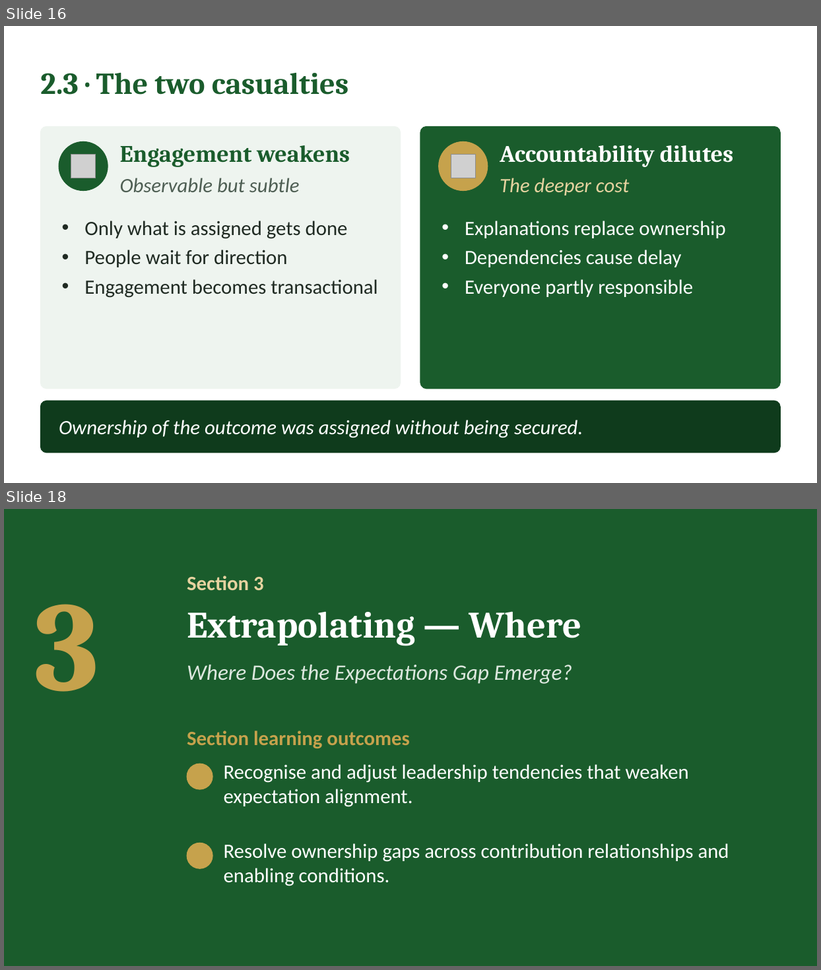
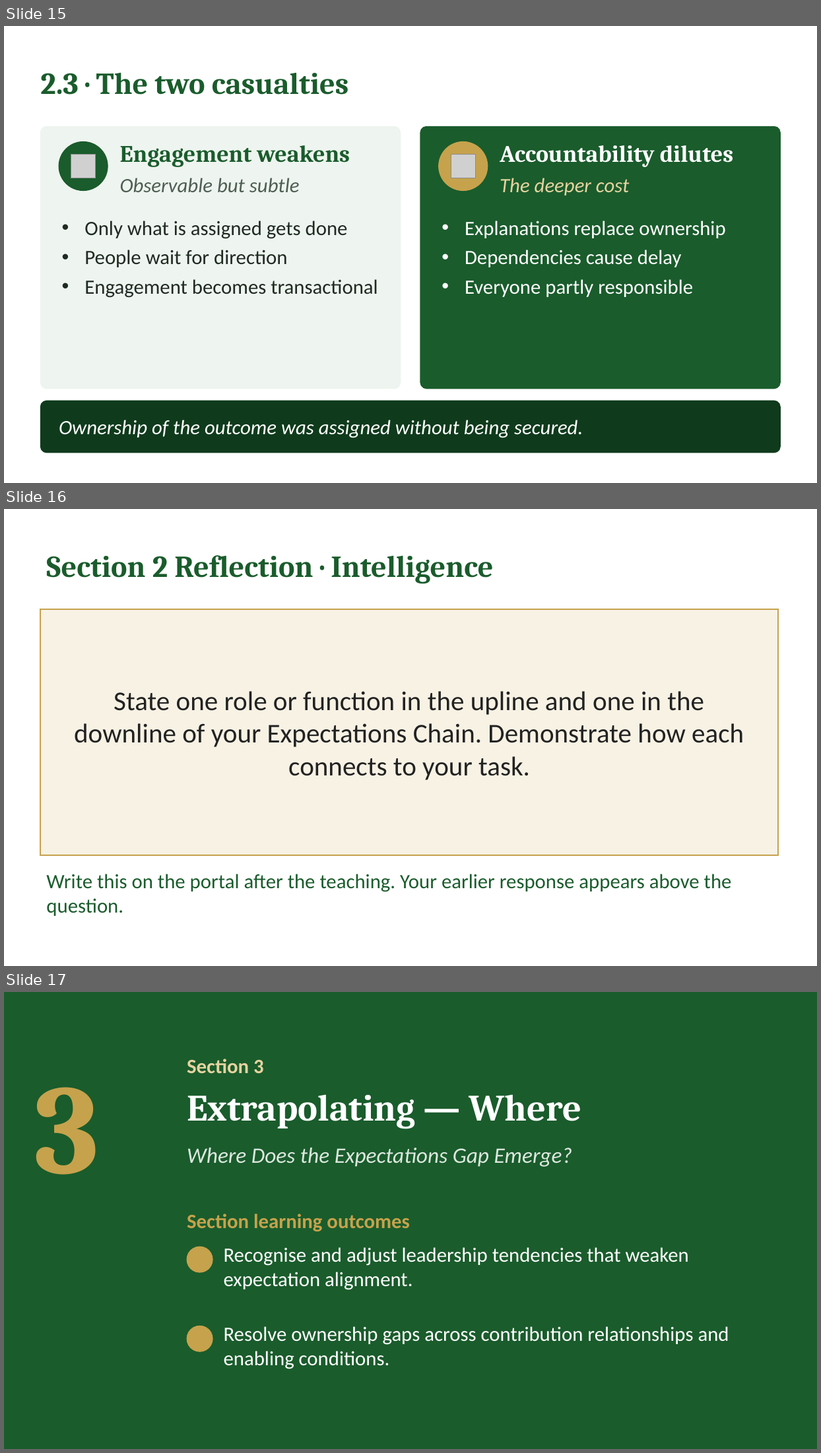
Before and after one commit to IBSL26/ibsl-platform, a slide deck: Unit decks/Unit 07 - Establishing Performance Expectations.pptx. Shown one above the other, each under a label of ours: slides 16 and 18 before the commit, slides 15, 16 and 17 after it; the slides between them are not shown. The pictures are 821x970 and 821x1453 pixels, drawn with LibreOffice and Linux fonts; fonts in the diff are those of the drawing; grey boxes stand for pictures; background and template pictures are left out. Boxes give left, top, right and bottom in pixels: in the first picture for what was removed or moved away, otherwise in the second. Text is boxed around its words. In the diff, an @@ line names an element or a change of style, - is before the commit and + after.

```diff
--- a/Unit decks/Unit 07 - Establishing Performance Expectations.pptx
+++ b/Unit decks/Unit 07 - Establishing Performance Expectations.pptx
@@ slide 16 added at [4, 509, 817, 966], background #FFFFFF @@
@@ text added at [46, 555, 493, 584], 36 pt, text #1A5C2C, bold @@
+Section 2 Reflection · Intelligence
@@ rectangle added at [40, 609, 779, 856], fill #F7F2E4, outline #C6A24C 1.5 pt, 32 pt, text #222222 @@
+State one role or function in the upline and one in the downline of your Expectations Chain. Demonstrate how each connects to your task.
@@ text added at [46, 874, 732, 916], 24 pt, text #1A5C2C @@
+Write this on the portal after the teaching. Your earlier response appears above the question.
@@ what was slide 16 is now slide 15 @@
@@ what was slide 18 is now slide 17 @@
```
Also in this commit, not shown: 4 other slides added, 4 slides removed, 10 other files.
